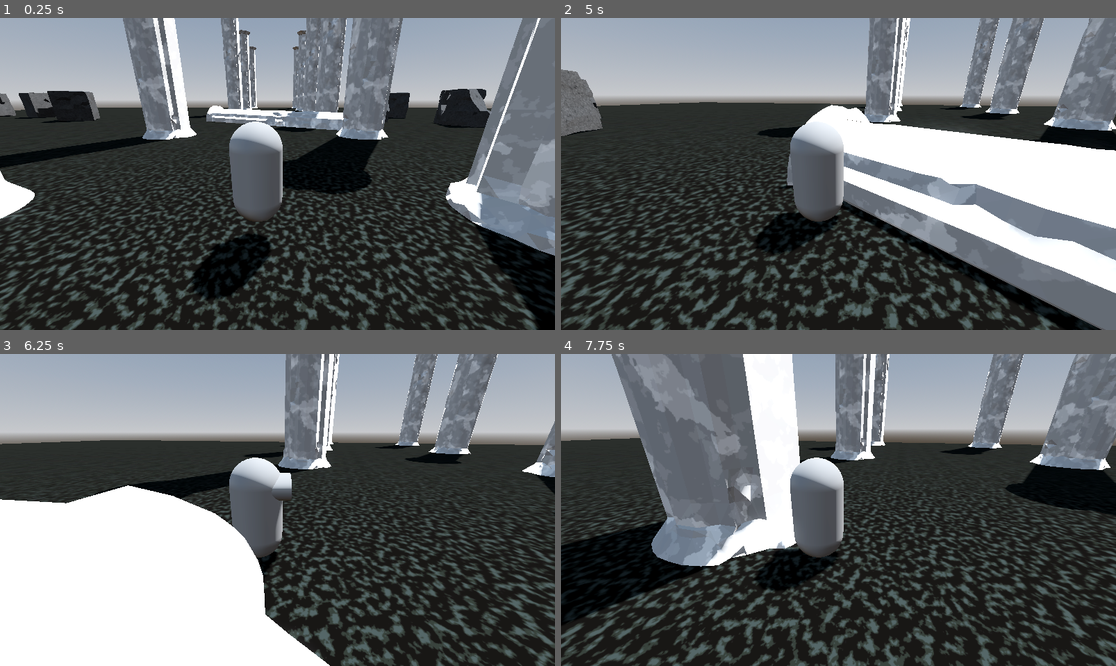
Above: before the commit, frames 1-4 (two rows, left to right).
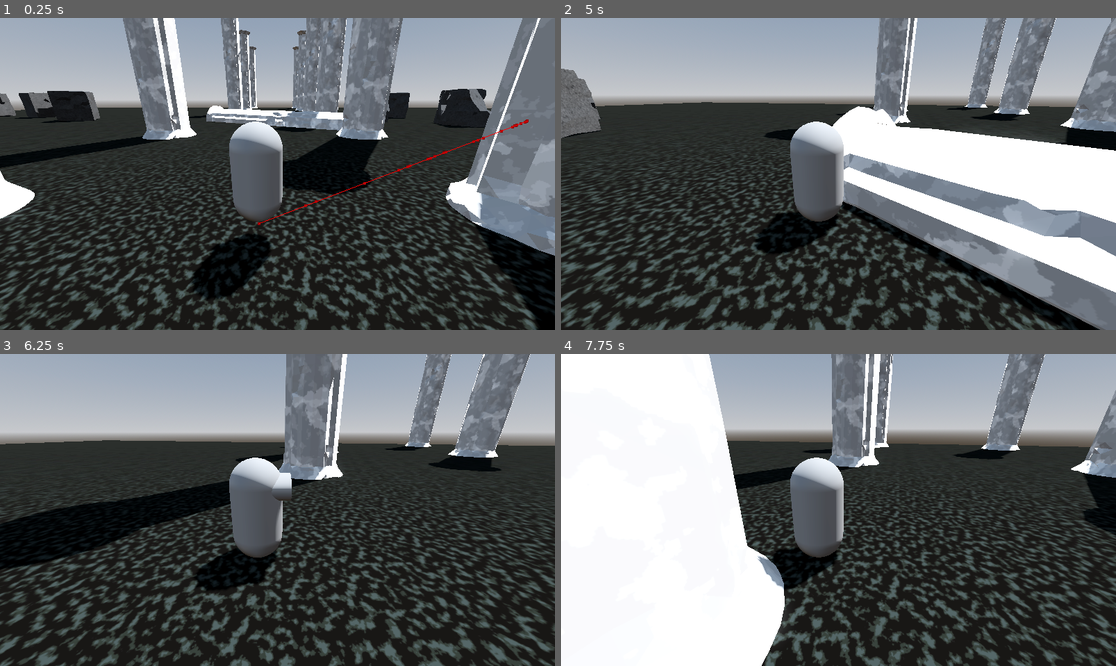
Above: after the commit, the same moments.

Repository: Kelvysb/Jogo_Aulas_Godot3D
Game: Godot game, scene res://Scenes/Stages/main.tscn
The game is run twice, just before and just after one commit, with the same random seed, the same clock (stepped at 60 frames per second) and the same inputs.
Inputs (mouse positions are in pixels of both pictures, inside the frame that each line leads up to):
- Up to frame 1 (0.25 s): no input
- Up to frame 2 (5 s): move the mouse to (960, 158) at 0.52 s; hold D (right) 0.53-1.28 s; tap Shift (sprint) every 0.75 s from 0.6 to 4.35 s; click (960, 158) at 0.67 s; tap Space (jump) at 0.77, 1.52, 3.02, 3.77, 4.52 s; move the mouse to (810, 174) at 1.27 s; hold W (up) from 1.28 s (still down); move the mouse to (849, 167) at 2.02 s; move the mouse to (832, 180) at 2.77 s; move the mouse to (877, 177) at 3.52 s; move the mouse to (794, 170) at 4.27 s
- Up to frame 3 (6.25 s): move the mouse to (283, 510) at 5.02 s; tap Shift (sprint) at 5.1, 5.85 s; move the mouse to (255, 503) at 5.77 s; release W (up) at 5.78 s; hold D (right) from 5.78 s (still down); tap Space (jump) at 6.02 s
- Up to frame 4 (7.75 s): move the mouse to (866, 510) at 6.52 s; release D (right) at 6.53 s; hold W (up) from 6.53 s (still down); tap Shift (sprint) at 6.6, 7.35 s; tap Space (jump) at 6.77, 7.52 s; move the mouse to (810, 510) at 7.27 s

The runs differ from the first frame. In frame 1, 0.2% of the frame differs, in the area x 46-96%, y 32-67%; in frame 2, 27%; in frame 3, 47%; in frame 4, 64%, in the area x 0-100%, y 0-100%.

Commit message:
Aula State Machine

Diff:
--- a/guardiapath/Characters/Enemies/Enemy.tscn
+++ b/guardiapath/Characters/Enemies/Enemy.tscn
@@ -1,6 +1,9 @@
-[gd_scene load_steps=6 format=3 uid="uid://roan0grmllys"]
+[gd_scene load_steps=9 format=3 uid="uid://roan0grmllys"]
 
 [ext_resource type="Script" path="res://Characters/Enemies/enemy.gd" id="1_a5hts"]
+[ext_resource type="PackedScene" uid="uid://otj00ewyw6va" path="res://Scenes/Components/FollowTarget.tscn" id="1_leufw"]
+[ext_resource type="PackedScene" uid="uid://do467qvsns4b1" path="res://Scenes/Components/WalkAround.tscn" id="3_rfu83"]
+[ext_resource type="PackedScene" uid="uid://cw8a30c2su0t6" path="res://Scenes/Components/Vision.tscn" id="4_cnkiw"]
 
 [sub_resource type="CapsuleShape3D" id="CapsuleShape3D_jhr26"]
 
@@ -26,6 +29,13 @@
 mesh = SubResource("CylinderMesh_omnrm")
 surface_material_override/0 = SubResource("StandardMaterial3D_x1u0u")
 
-[node name="NavigationAgent3D" type="NavigationAgent3D" parent="."]
+[node name="FollowTarget" parent="." instance=ExtResource("1_leufw")]
+debug_enabled = true
 
-[connection signal="velocity_computed" from="NavigationAgent3D" to="." method="_on_navigation_agent_3d_velocity_computed"]
+[node name="WalkAround" parent="." instance=ExtResource("3_rfu83")]
+
+[node name="Vision" parent="." instance=ExtResource("4_cnkiw")]
+
+[connection signal="navigation_finished" from="FollowTarget" to="." method="_on_follow_target_navigation_finished"]
+[connection signal="GetSight" from="Vision" to="." method="_on_vision_get_sight"]
+[connection signal="LostSight" from="Vision" to="." method="_on_vision_lost_sight"]
--- a/guardiapath/Characters/Enemies/enemy.gd
+++ b/guardiapath/Characters/Enemies/enemy.gd
@@ -1,47 +1,45 @@
 extends CharacterBody3D
 
-const speed = 5.0
-const turnSpeed = 0.3
+enum States {
+	Walking,
+	Pursuit
+}
+
+@export var walkSpeed : float = 2.0
+@export var runSpeed : float = 10.0
+
+@onready var follow_target: FollowTarget = $FollowTarget
+@onready var walk_around: WalkAround = $WalkAround
+@onready var vision: Vision = $Vision
+
+var state : States = States.Walking
 var target : Node3D
-var isTargetSet : bool = false
-var lastTargetPosition : Vector3 = Vector3.ZERO
-
-@onready var navigation_agent_3d: NavigationAgent3D = $NavigationAgent3D
 
 func _ready() -> void:
-	target = get_tree().get_first_node_in_group("player")
-	isTargetSet = true
+	ChangeState(States.Walking)
 
-func _physics_process(delta: float) -> void:
+func _process(delta: float) -> void:
 	if not is_on_floor():
 		velocity += get_gravity() * delta
 
-	if target:
-		go_to_location(target.global_position)
+func ChangeState(newState : States) -> void:
+	state = newState
+	match state:
+		States.Walking:
+			follow_target.ClearTarget()
+			follow_target.Speed = walkSpeed
+			follow_target.SetFixedTarget(walk_around.GetNextPoint())
+			target = null
+		States.Pursuit:
+			follow_target.Speed = runSpeed
+			follow_target.SetTarget(target)
 
-	move_and_slide()
+func _on_follow_target_navigation_finished() -> void:
+	follow_target.SetFixedTarget(walk_around.GetNextPoint())
 
-func go_to_location(targetPosition : Vector3):
-	if not isTargetSet or lastTargetPosition != targetPosition:
-		navigation_agent_3d.set_target_position(targetPosition)
-		lastTargetPosition = targetPosition
-		isTargetSet = true
+func _on_vision_get_sight(body: Node3D) -> void:
+	target = body
+	ChangeState(States.Pursuit)
 
-	var lookDir = atan2(-velocity.x, -velocity.z)
-	rotation.y = lerp_angle(rotation.y, lookDir, turnSpeed)
-
-	if navigation_agent_3d.is_navigation_finished():
-		isTargetSet = false
-		return
-
-	var nextPathPosition = navigation_agent_3d.get_next_path_position()
-	var currentEnemyPosition = global_position
-	var newVelocity = (nextPathPosition - currentEnemyPosition).normalized() * speed
-
-	if navigation_agent_3d.avoidance_enabled:
-		navigation_agent_3d.set_velocity(newVelocity.move_toward(newVelocity, 0.25))
-	else:
-		velocity = newVelocity.move_toward(newVelocity, 0.25)
-
-func _on_navigation_agent_3d_velocity_computed(safe_velocity: Vector3) -> void:
-		velocity = velocity.move_toward(safe_velocity, 0.25)
+func _on_vision_lost_sight() -> void:
+	ChangeState(States.Walking)
--- /dev/null
+++ b/guardiapath/Scenes/Components/FollowTarget.tscn
@@ -0,0 +1,8 @@
+[gd_scene load_steps=2 format=3 uid="uid://otj00ewyw6va"]
+
+[ext_resource type="Script" path="res://Scenes/Components/follow_target.gd" id="1_6i2ou"]
+
+[node name="FollowTarget" type="NavigationAgent3D"]
+script = ExtResource("1_6i2ou")
+
+[connection signal="velocity_computed" from="." to="." method="_on_velocity_computed"]
--- /dev/null
+++ b/guardiapath/Scenes/Components/Vision.tscn
@@ -0,0 +1,14 @@
+[gd_scene load_steps=3 format=3 uid="uid://cw8a30c2su0t6"]
+
+[ext_resource type="Script" path="res://Scenes/Components/vision.gd" id="1_fsk60"]
+
+[sub_resource type="ConvexPolygonShape3D" id="ConvexPolygonShape3D_4155j"]
+points = PackedVector3Array(0, 0, 0, 5, 0, -1, 15, 0, -50, -5, 0, -1, -15, 0, -50, 5, 5, -1, 15, 5, -50, -5, 5, -1, -15, 5, -50)
+
+[node name="Vision" type="Node3D"]
+script = ExtResource("1_fsk60")
+
+[node name="Vision" type="Area3D" parent="."]
+
+[node name="CollisionShape3D" type="CollisionShape3D" parent="Vision"]
+shape = SubResource("ConvexPolygonShape3D_4155j")
--- /dev/null
+++ b/guardiapath/Scenes/Components/WalkAround.tscn
@@ -0,0 +1,21 @@
+[gd_scene load_steps=4 format=3 uid="uid://do467qvsns4b1"]
+
+[ext_resource type="Script" path="res://Scenes/Components/walk_around.gd" id="1_m2tfy"]
+
+[sub_resource type="StandardMaterial3D" id="StandardMaterial3D_1iqxv"]
+albedo_color = Color(1, 0, 0, 1)
+
+[sub_resource type="SphereMesh" id="SphereMesh_axpax"]
+material = SubResource("StandardMaterial3D_1iqxv")
+
+[node name="WalkAround" type="Node3D"]
+script = ExtResource("1_m2tfy")
+
+[node name="TargetArm" type="SpringArm3D" parent="."]
+
+[node name="Target" type="Marker3D" parent="TargetArm"]
+
+[node name="MeshInstance3D" type="MeshInstance3D" parent="TargetArm/Target"]
+transform = Transform3D(0.512045, 0, 0, 0, 0.512045, 0, 0, 0, 0.512045, 0, 0, 0)
+visible = false
+mesh = SubResource("SphereMesh_axpax")
--- /dev/null
+++ b/guardiapath/Scenes/Components/follow_target.gd
@@ -0,0 +1,63 @@
+extends NavigationAgent3D
+class_name FollowTarget
+
+@export var Speed = 5.0
+@export var TurnSpeed = 0.3
+
+var target : Node3D
+var isTargetSet : bool = false
+var targetPosition : Vector3 = Vector3.ZERO
+var lastTargetPosition : Vector3 = Vector3.ZERO
+var fixedTarget : bool = false
+
+@onready var parent = get_parent() as CharacterBody3D
+
+func _process(delta: float) -> void:
+	if fixedTarget:
+		go_to_location(targetPosition)
+	else:
+		go_to_location(target.global_position)
+
+	parent.move_and_slide()
+
+func SetFixedTarget(newTarget : Vector3) -> void:
+	target = null
+	targetPosition = newTarget
+	fixedTarget = true
+	isTargetSet = true
+
+func SetTarget(newTarget : Node3D) -> void:
+	target = newTarget
+	targetPosition = Vector3.ZERO
+	fixedTarget = false
+	isTargetSet = true
+
+func ClearTarget() -> void:
+	target = null
+	targetPosition = Vector3.ZERO
+	isTargetSet = false
+
+func go_to_location(targetPosition : Vector3):
+	if not isTargetSet or lastTargetPosition != targetPosition:
+		set_target_position(targetPosition)
+		lastTargetPosition = targetPosition
+		isTargetSet = true
+
+	var lookDir = atan2(-parent.velocity.x, -parent.velocity.z)
+	parent.rotation.y = lerp_angle(parent.rotation.y, lookDir, TurnSpeed)
+
+	if is_navigation_finished():
+		isTargetSet = false
+		return
+
+	var nextPathPosition = get_next_path_position()
+	var currentEnemyPosition = parent.global_position
+	var newVelocity = (nextPathPosition - currentEnemyPosition).normalized() * Speed
+
+	if avoidance_enabled:
+		set_velocity(newVelocity.move_toward(newVelocity, 0.25))
+	else:
+		parent.velocity = newVelocity.move_toward(newVelocity, 0.25)
+
+func _on_velocity_computed(safe_velocity: Vector3) -> void:
+	parent.velocity = parent.velocity.move_toward(safe_velocity, 0.25)
--- /dev/null
+++ b/guardiapath/Scenes/Components/vision.gd
@@ -0,0 +1,41 @@
+extends Node3D
+class_name Vision
+
+signal GetSight(body : Node3D)
+signal LostSight
+
+@export var Enabled : bool = true
+@export var LookUpGroup : String = "player"
+
+var target : Node3D
+@onready var parent : Node3D = get_parent()
+@onready var vision: Area3D = $Vision
+
+func _process(delta: float) -> void:
+	if not Enabled:
+		return
+
+	if target:
+		if not CheckSight(target):
+			target = null
+			emit_signal("LostSight")
+	else:
+		CheckOverlaping()
+
+
+func CheckSight(sightTarget : Node3D) -> bool:
+	var space = get_world_3d().direct_space_state
+	var query = PhysicsRayQueryParameters3D.create(parent.global_position, sightTarget.global_position)
+	var collision = space.intersect_ray(query)
+	if collision:
+		if collision.collider == sightTarget:
+			return true
+	return false
+
+func CheckOverlaping():
+	var overlapingBodies = vision.get_overlapping_bodies()
+	var targetOverlap = overlapingBodies.filter(func(item : Node3D) : return item.is_in_group(LookUpGroup))
+	if len(targetOverlap) > 0:
+		if CheckSight(targetOverlap[0]):
+			target = targetOverlap[0]
+			emit_signal("GetSight", target)
--- /dev/null
+++ b/guardiapath/Scenes/Components/walk_around.gd
@@ -0,0 +1,13 @@
+extends Node3D
+class_name WalkAround
+
+@onready var target_arm: SpringArm3D = $TargetArm
+@onready var target: Marker3D = $TargetArm/Target
+
+func GetNextPoint() -> Vector3:
+	randomize()
+	var angle = deg_to_rad(randi_range(-120, 120))
+	var distance = randf_range(1 , 10)
+	rotation.y = angle
+	target_arm.spring_length = distance
+	return target.global_position
